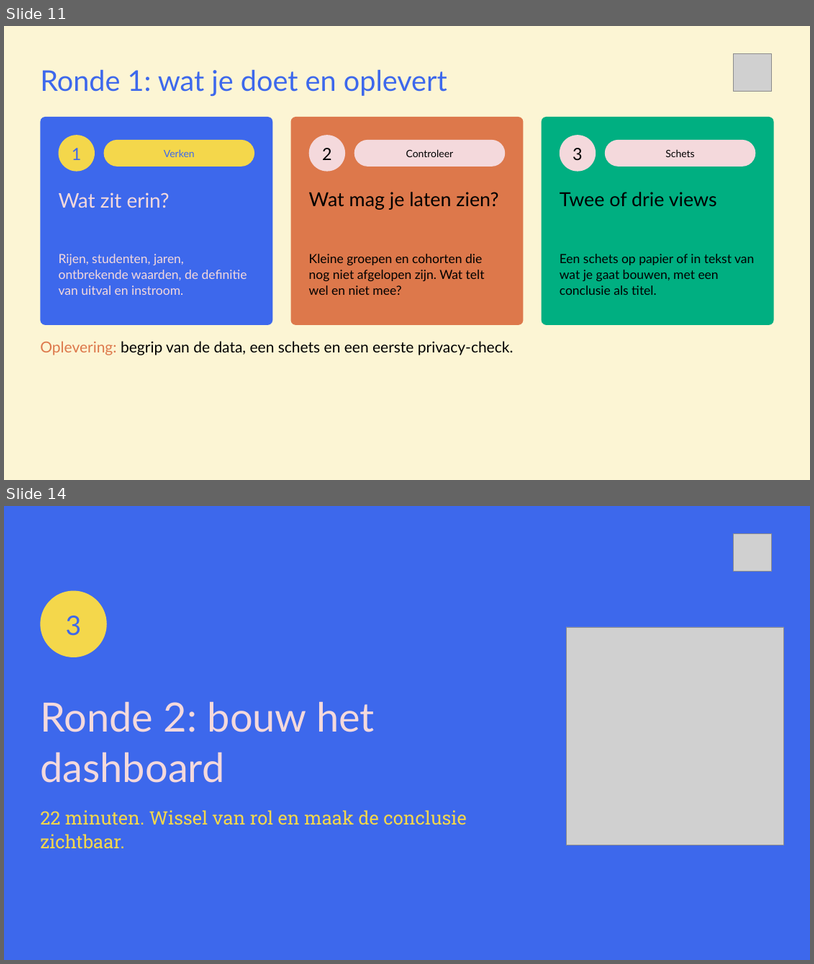
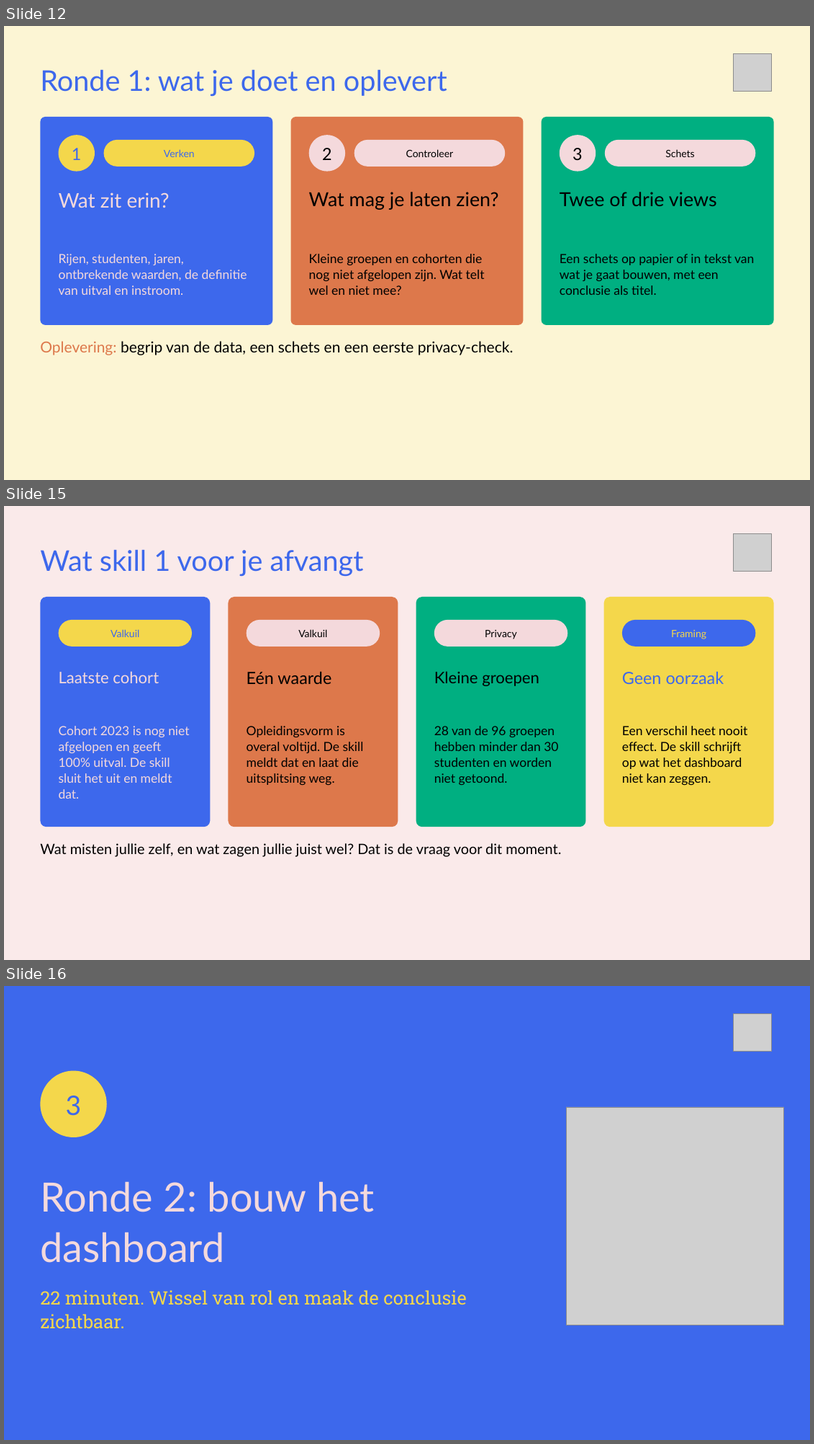
Before and after one commit to cedanl/clidev-presentaties, a slide deck: workshop-rad/exports/261005_workshop_rad_uitvoering.pptx. Shown one above the other, each under a label of ours: slides 11 and 14 before the commit, slides 12, 15 and 16 after it; the slides between them are not shown. The pictures are 814x964 and 814x1444 pixels, drawn with LibreOffice and Linux fonts; fonts in the diff are those of the drawing; grey boxes stand for pictures. Boxes give left, top, right and bottom in pixels: in the first picture for what was removed or moved away, otherwise in the second. Text is boxed around its words. In the diff, an @@ line names an element or a change of style, - is before the commit and + after.

```diff
--- a/workshop-rad/exports/261005_workshop_rad_uitvoering.pptx
+++ b/workshop-rad/exports/261005_workshop_rad_uitvoering.pptx
@@ slide 15 added at <box>4,506,810,960</box>, background #FAEAEA @@
@@ picture added at <box>734,534,772,572</box> @@
@@ text added at <box>40,550,364,577</box>, 34 pt, text #3D68EC @@
+Wat skill 1 voor je afvangt
@@ rounded rectangle added at <box>40,597,211,826</box>, fill #3D68EC @@
@@ rounded rectangle added at <box>229,597,399,826</box>, fill #DD784B @@
@@ rounded rectangle added at <box>417,597,586,826</box>, fill #00AF81 @@
@@ rounded rectangle added at <box>604,597,774,826</box>, fill #F4D74B @@
@@ rounded rectangle added at <box>59,620,192,646</box>, fill #F4D74B @@
@@ text added at <box>111,629,139,637</box>, 12 pt, text #3D68EC @@
+Valkuil
@@ rounded rectangle added at <box>247,620,381,646</box>, fill #F4D9DC @@
@@ text added at <box>298,629,327,637</box>, 12 pt, text #000000 @@
+Valkuil
@@ rounded rectangle added at <box>435,620,568,646</box>, fill #F4D9DC @@
@@ text added at <box>485,630,517,639</box>, 12 pt, text #000000 @@
+Privacy
@@ rounded rectangle added at <box>622,620,756,646</box>, fill #3D68EC @@
@@ text added at <box>671,630,707,639</box>, 12 pt, text #F4D74B @@
+Framing
@@ text added at <box>59,671,159,683</box>, 19 pt, text #F4D9DC @@
+Laatste cohort
@@ text added at <box>247,671,332,684</box>, 20 pt, text #000000 @@
+Eén waarde
@@ text added at <box>435,671,540,686</box>, 19 pt, text #000000 @@
+Kleine groepen
@@ text added at <box>622,672,725,684</box>, 20 pt, text #3D68EC @@
+Geen oorzaak
@@ text added at <box>59,726,189,798</box>, 15 pt, text #F4D9DC @@
+Cohort 2023 is nog niet afgelopen en geeft 100% uitval. De skill sluit het uit en meldt dat.
@@ text added at <box>247,726,364,785</box>, 15 pt, text #000000 @@
+Opleidingsvorm is overal voltijd. De skill meldt dat en laat die uitsplitsing weg.
@@ text added at <box>435,726,558,785</box>, 15 pt, text #000000 @@
+28 van de 96 groepen hebben minder dan 30 studenten en worden niet getoond.
@@ text added at <box>622,726,748,785</box>, 15 pt, text #000000 @@
+Een verschil heet nooit effect. De skill schrijft op wat het dashboard niet kan zeggen.
@@ text added at <box>40,843,561,857</box>, 17 pt, text #000000 @@
+Wat misten jullie zelf, en wat zagen jullie juist wel? Dat is de vraag voor dit moment.
@@ what was slide 11 is now slide 12 @@
@@ what was slide 14 is now slide 16 @@
```
Also in this commit, not shown: 6 slides changed, 6 other slides added, 3 slides removed, 10 other files.
